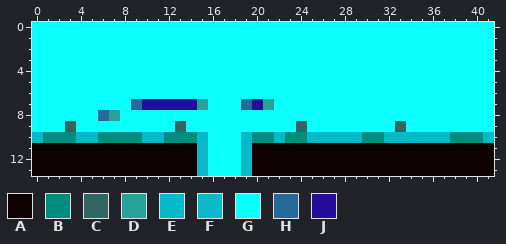
Pixel-art file: PlatformerTutorial/res/level_one_data.aseprite. Above, as it was before the edit.
42x14 pixels, 1 frame. Colours within 5 levels of each other are drawn and written as one.
Palette (. is transparent): A #0d0000  B #018c7f  C #306763  D #26a29b  E #04b9c9  F #0cb9c9  G #0bffff  H #246b9b  J #250c9b
Once edited:
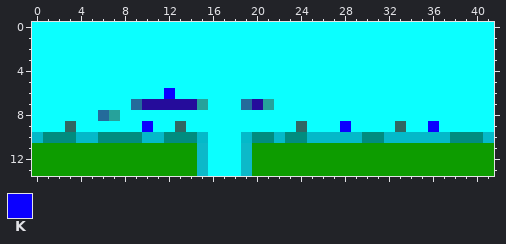
Colours new in this view: K #0b00ff
What changed:
colour A: #0d0000 -> #0d9c00
y 6: x 12 G -> K
y 9: x 10 G -> K; x 28 G -> K; x 36 G -> K
Pixel boxes of the changes (left, top, right, bottom) in both pictures:
changed: (32, 88, 197, 176)
changed: (252, 121, 494, 176)
